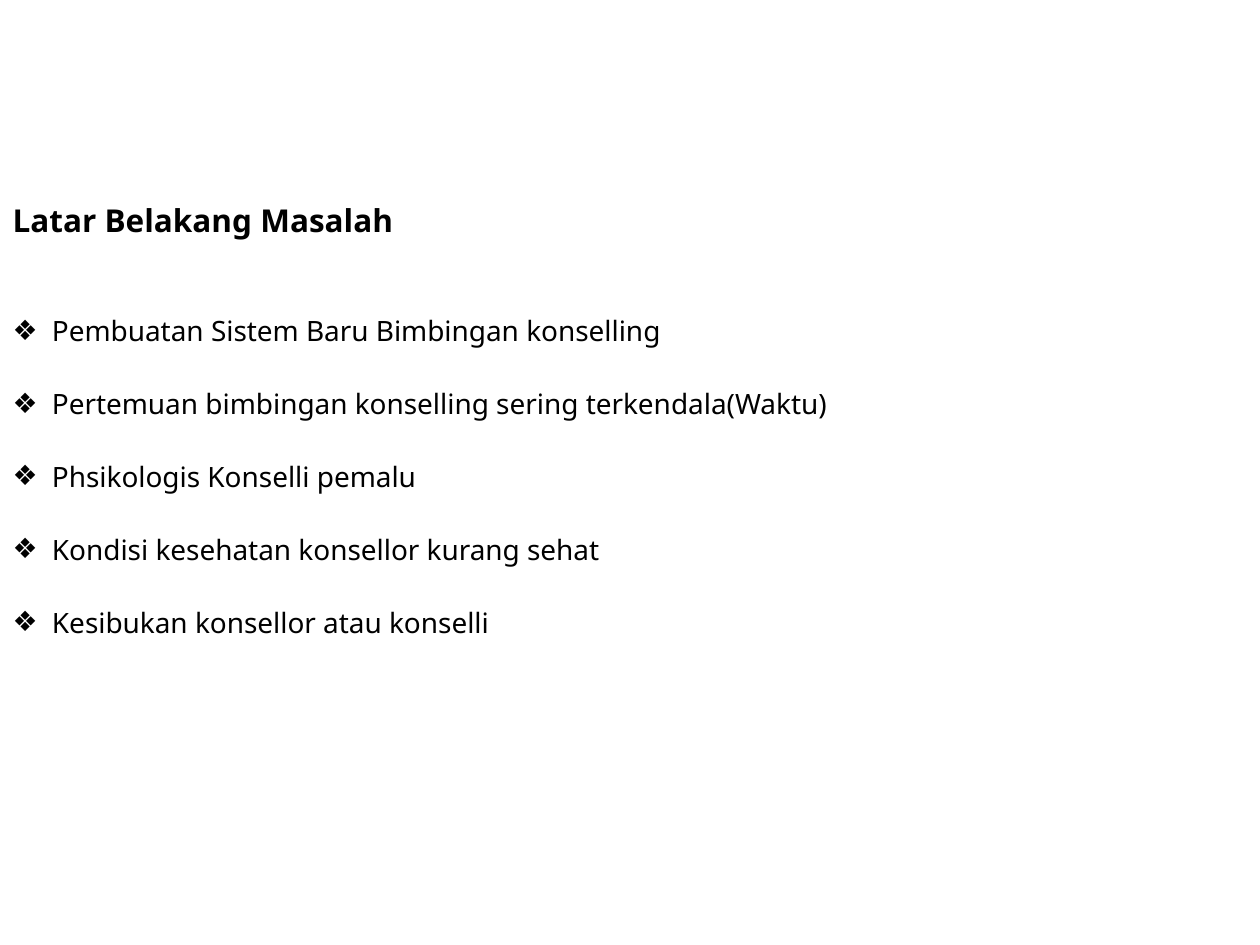
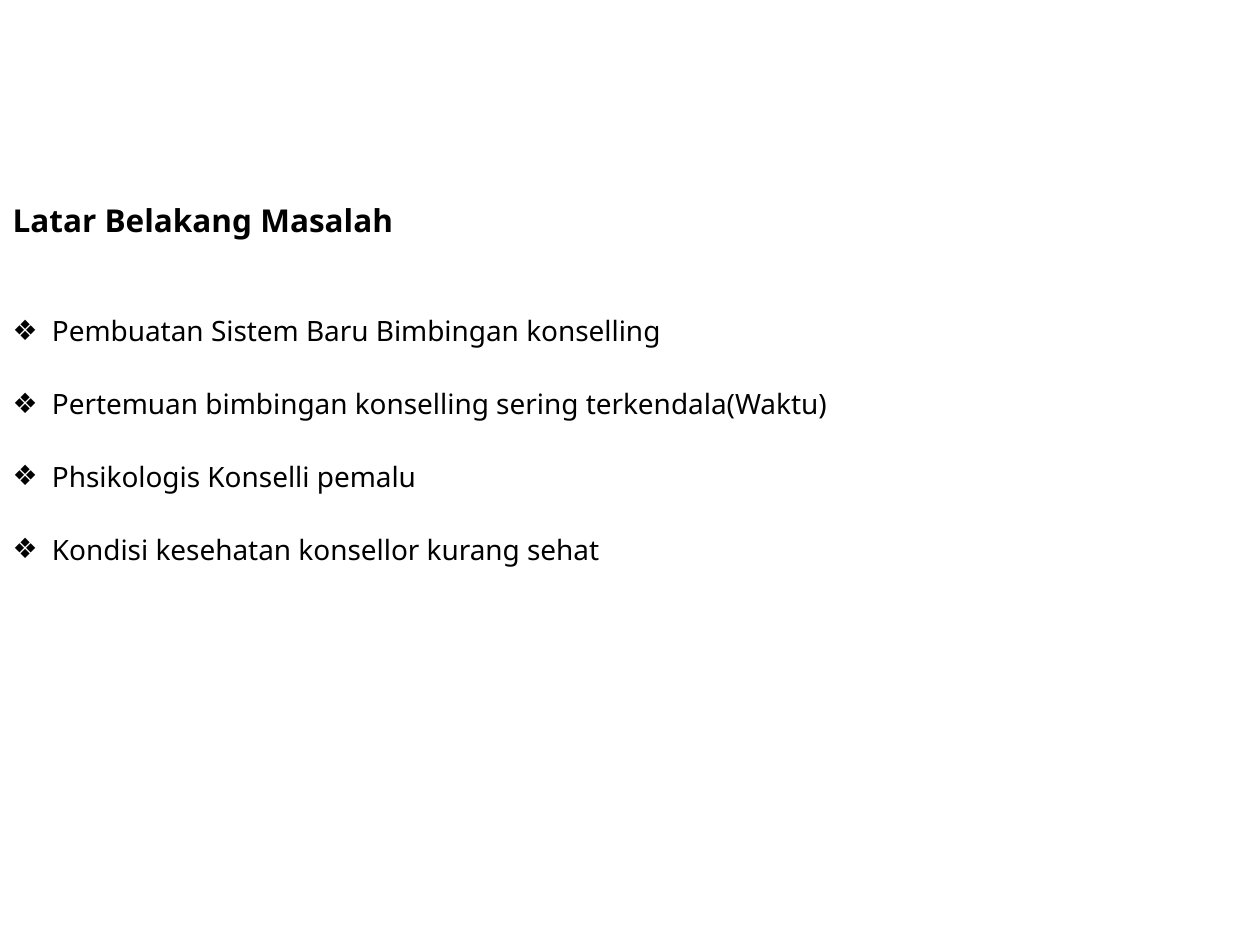
Before and after one commit to DoengJoeng/Skripsi, a slide deck: slide 2 of File Jurnal & point revisi/Persentasi Sistem Pakar.pptx. Drawn at 1260x945 pixels with LibreOffice and Linux fonts; fonts in the diff are those of the drawing; background and template pictures are left out. Boxes give left, top, right and bottom in pixels: in the first picture for what was removed or moved away, otherwise in the second. Text is boxed around its words. In the diff, an @@ line names an element or a change of style, - is before the commit and + after.

```diff
--- a/File Jurnal & point revisi/Persentasi Sistem Pakar.pptx
+++ b/File Jurnal & point revisi/Persentasi Sistem Pakar.pptx
@@ subtitle at box(52, 611, 489, 634): paragraph removed @@
-❖ Kesibukan konsellor atau konselli
```
Also in this commit, not shown: 2 other slides changed, 7 slides added.
